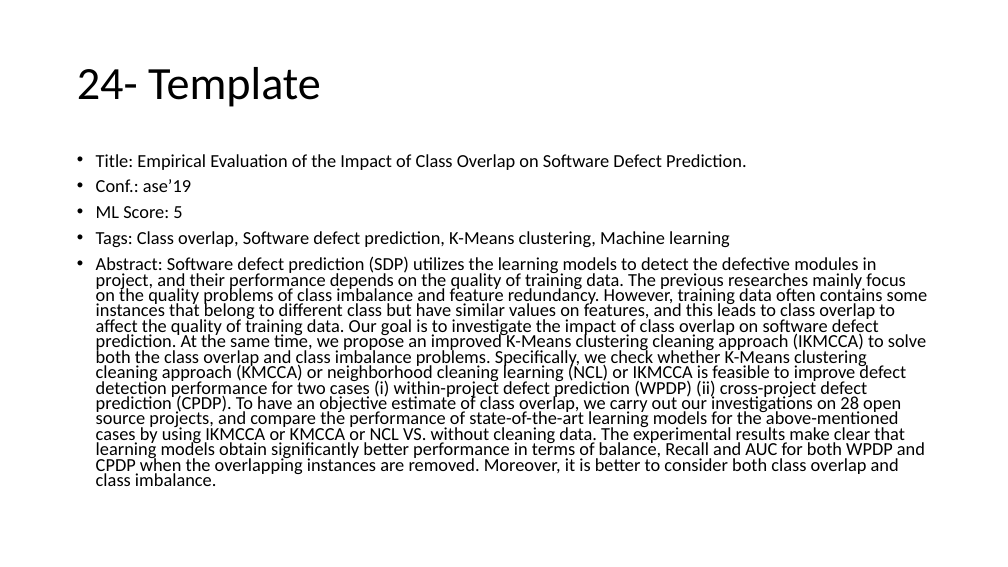
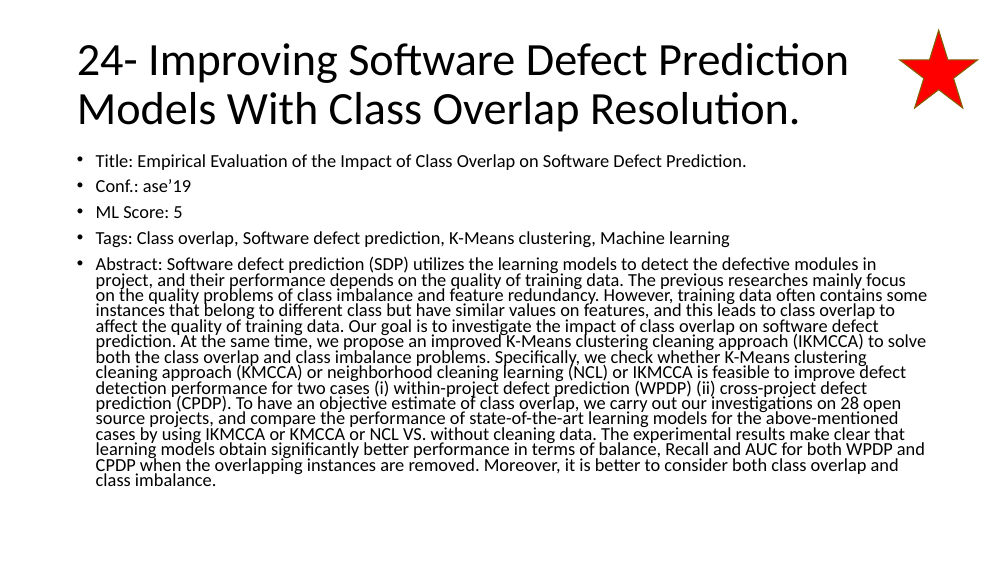
Before and after one commit to AhmadM-DL/SEML, a slide deck: slide 61 of SEML.pptx. Drawn at 1008x567 pixels with LibreOffice and Linux fonts; fonts in the diff are those of the drawing. Boxes give left, top, right and bottom in pixels: in the first picture for what was removed or moved away, otherwise in the second. Text is boxed around its words. In the diff, an @@ line names an element or a change of style, - is before the commit and + after.

```diff
--- a/SEML.pptx
+++ b/SEML.pptx
@@ title at (77,43,849,132): text changed @@
-24- Template
+24- Improving Software Defect Prediction Models With Class Overlap Resolution.
@@ star added at (900,30,978,108), fill #FF0000, outline #806000 1 pt @@
```
Also in this commit, not shown: 1 other slide changed, 1 slide added, 1 slide removed, 1 other file.
